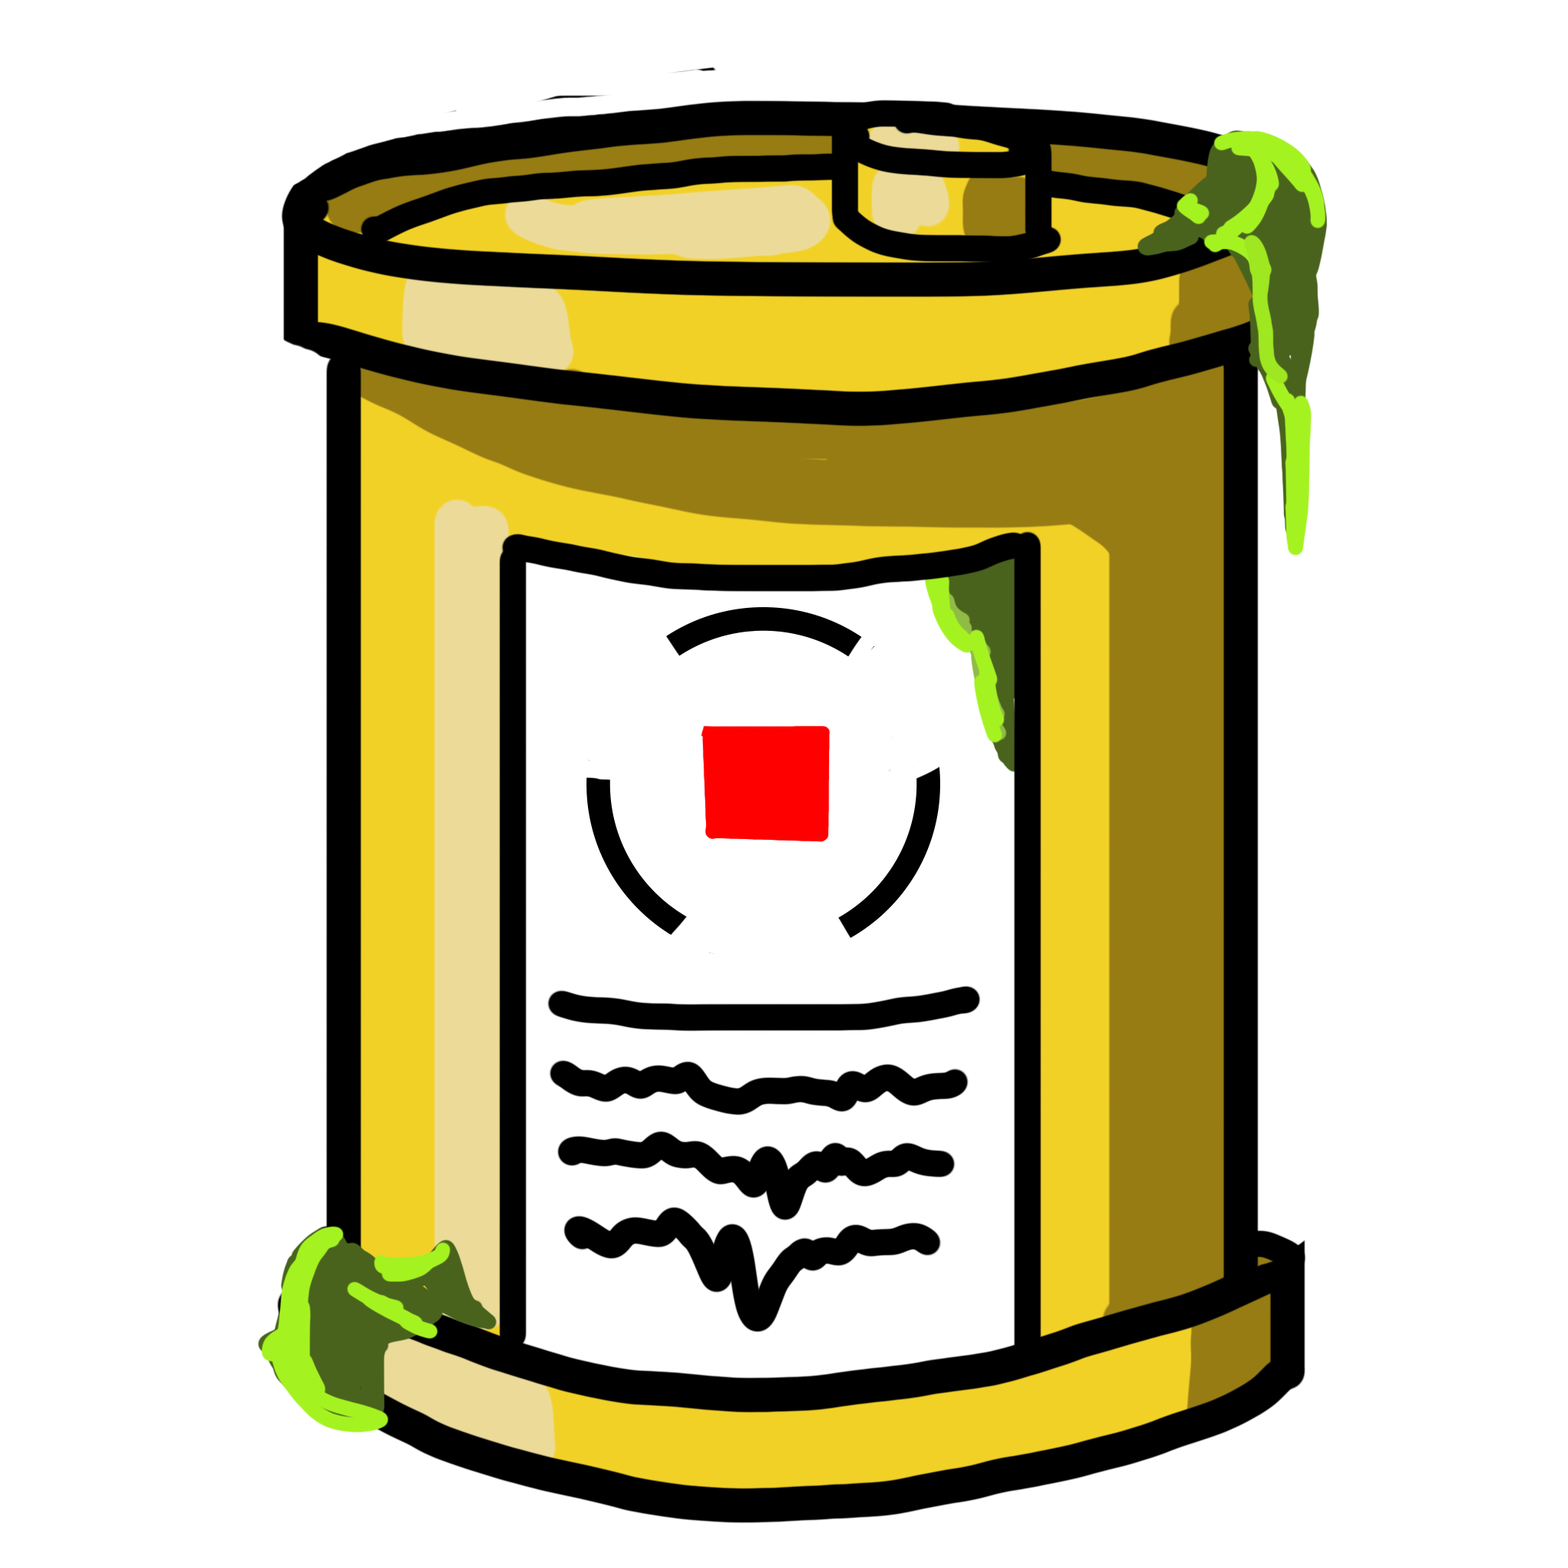
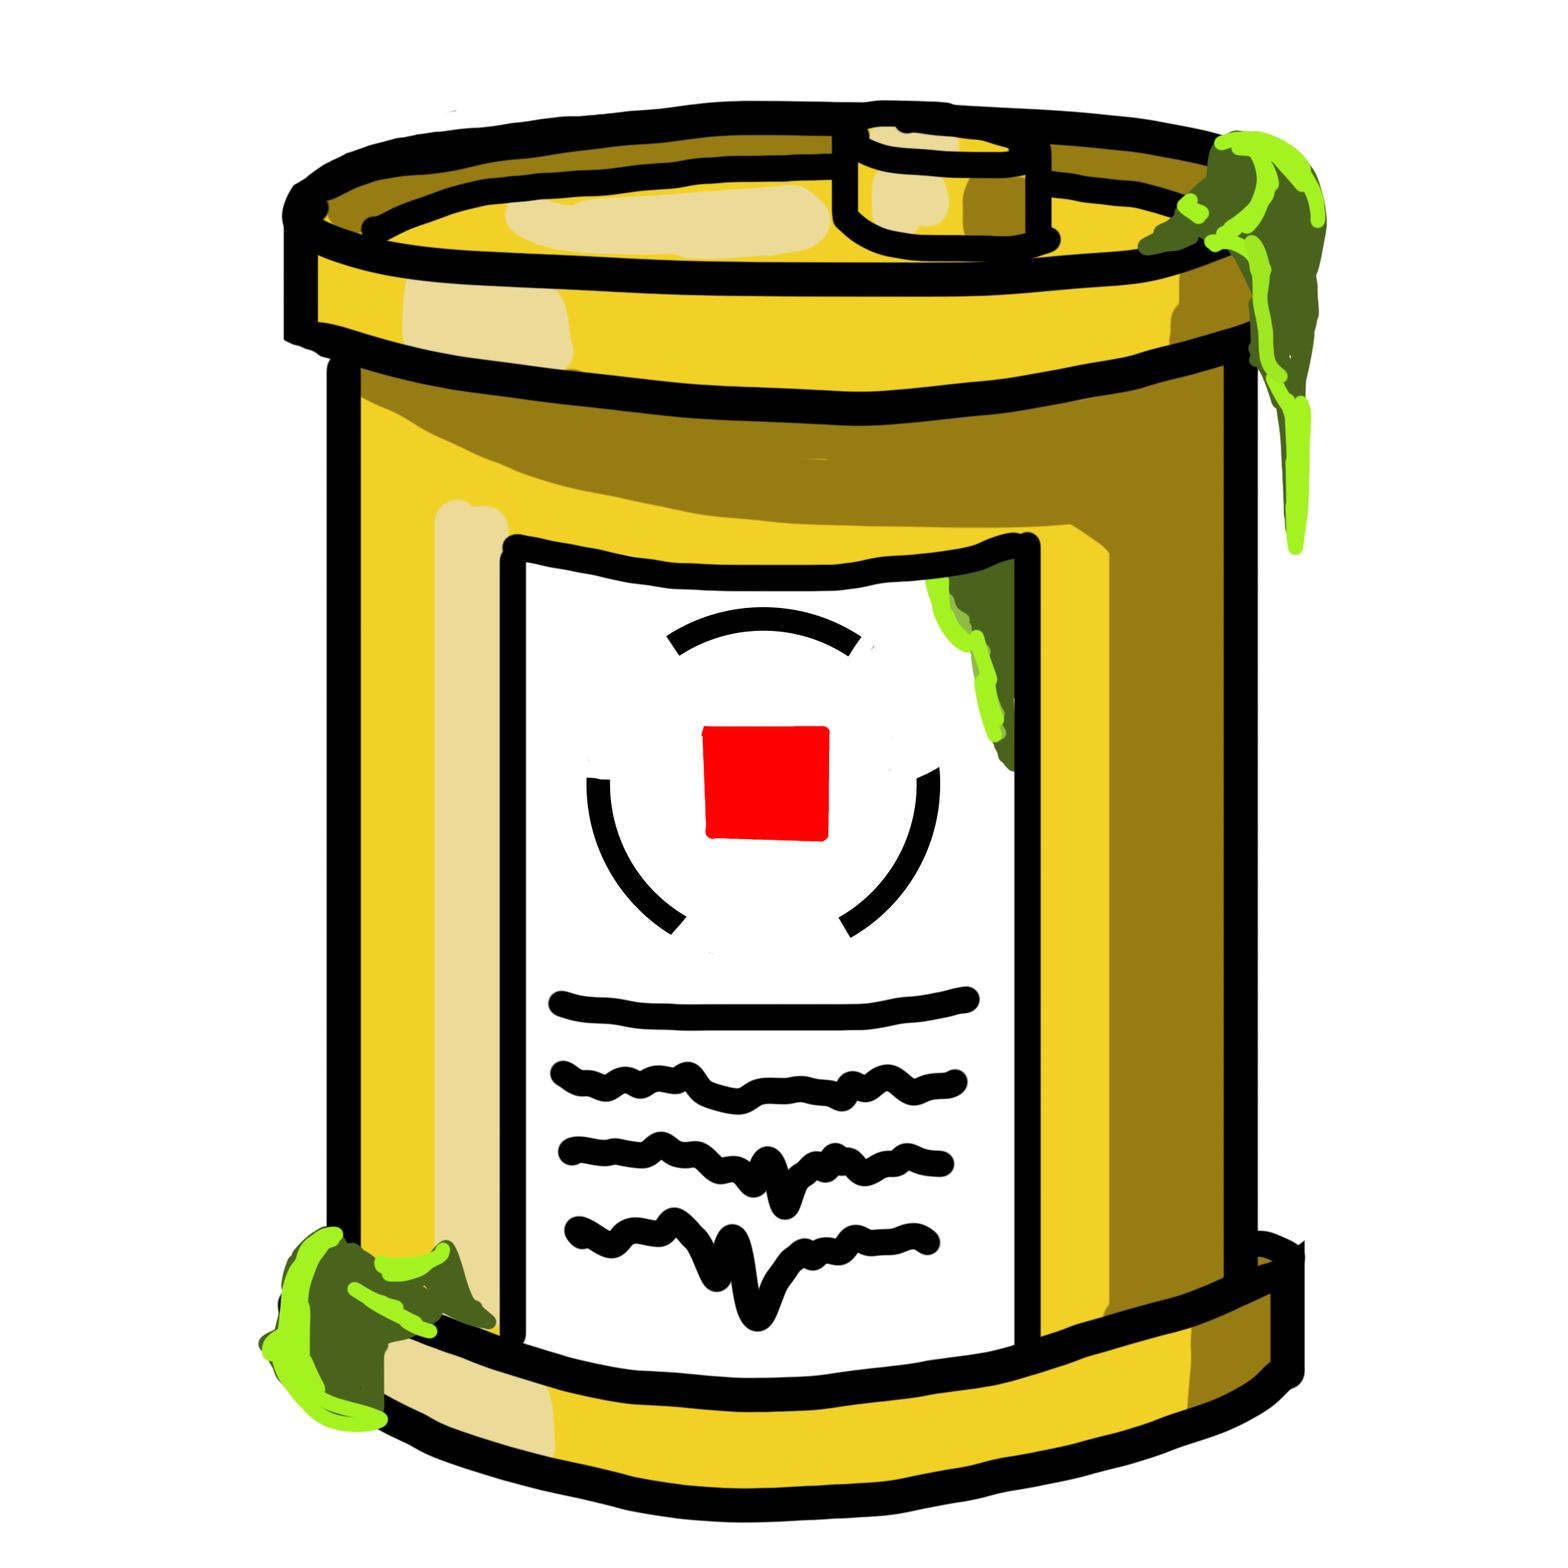
Layer changes from the first w=1568, h=1568 image to the second:
painted on "T_Barrle.png" over [535, 66, 717, 102]